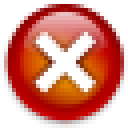
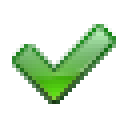
Layers edited between the first and the second 128×128 image:
added layer "dialog-ok-apply.png" above "download.png" over 12, 24, 116, 104
hid "error" over 0, 4, 128, 128
